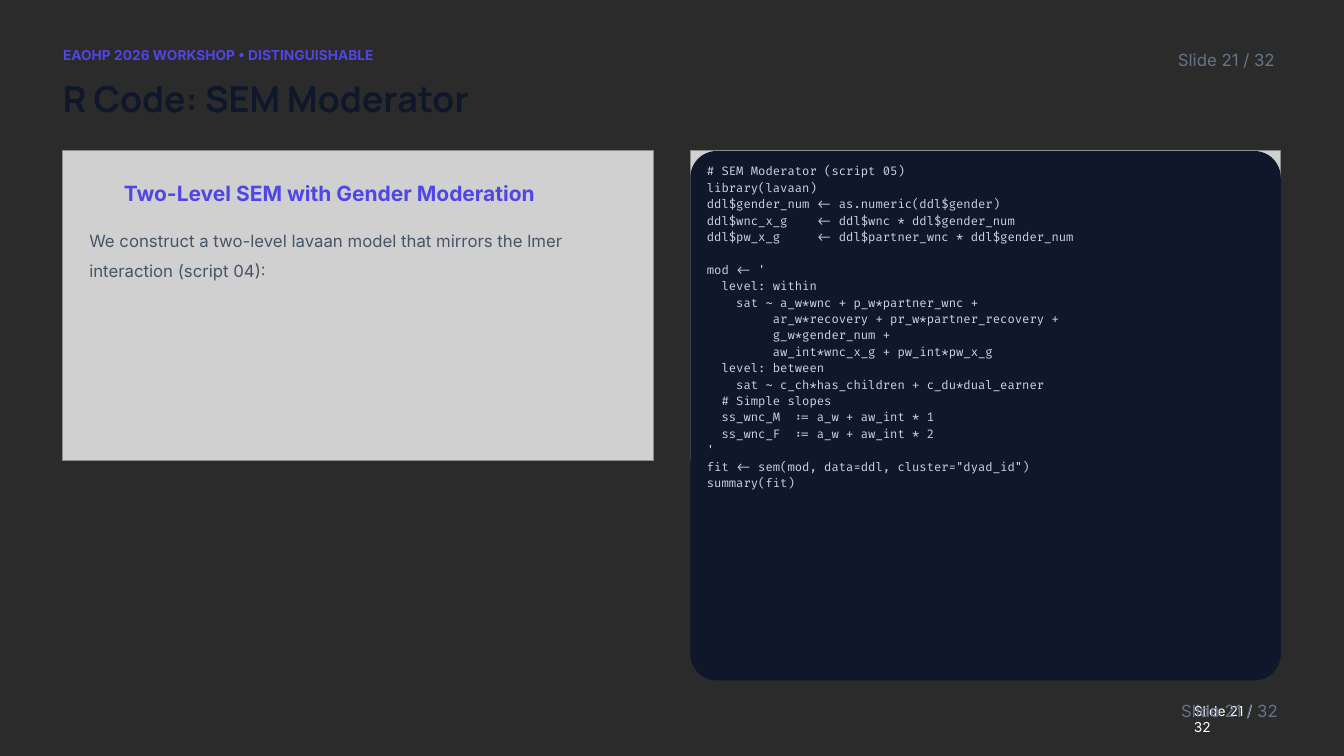
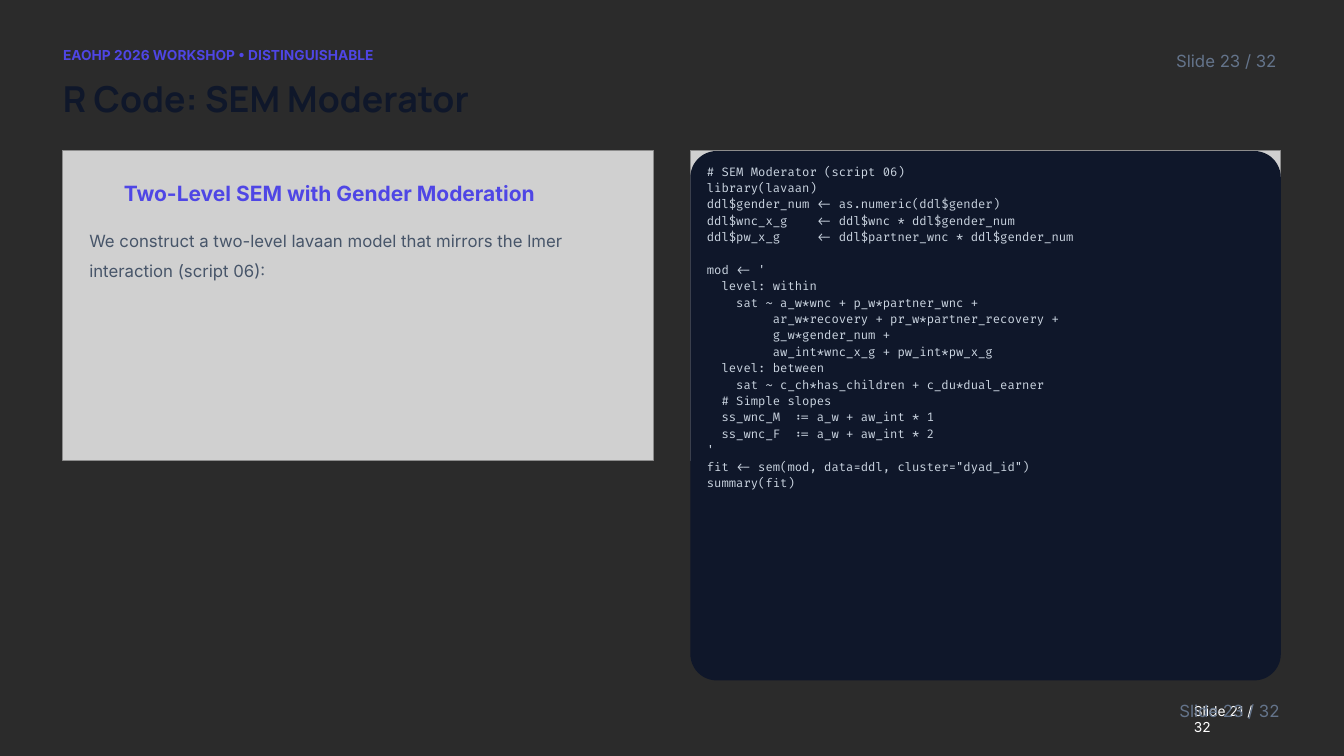
Before and after one commit to michaelides/apim, a slide deck: slide 23 of Dyadic Data Analysis in R.pptx (slide 21 before the commit). Drawn at 1344x756 pixels with LibreOffice and Linux fonts; fonts in the diff are those of the drawing; grey boxes stand for pictures; background and template pictures are left out; a plain dark background stands for a picture behind light text. Boxes give left, top, right and bottom in pixels: in the first picture for what was removed or moved away, otherwise in the second. Text is boxed around its words. In the diff, an @@ line names an element or a change of style, - is before the commit and + after.

```diff
--- a/Dyadic Data Analysis in R.pptx
+++ b/Dyadic Data Analysis in R.pptx
@@ text at <box>1176,54,1277,67</box>: text changed @@
-Slide 21 / 32
+Slide 23 / 32
@@ text at <box>824,166,905,179</box>: text changed @@
-# SEM Moderator (script 05)
+# SEM Moderator (script 06)
@@ text at <box>89,234,562,281</box>: text changed @@
-We construct a two-level lavaan model that mirrors the lmer interaction (script 04):
+We construct a two-level lavaan model that mirrors the lmer interaction (script 06):
@@ text at <box>1179,705,1218,732</box>: text changed @@
-Slide 21 / 32
+Slide 23 / 32
```
Also in this commit, not shown: 14 other slides changed, 20 other files.
